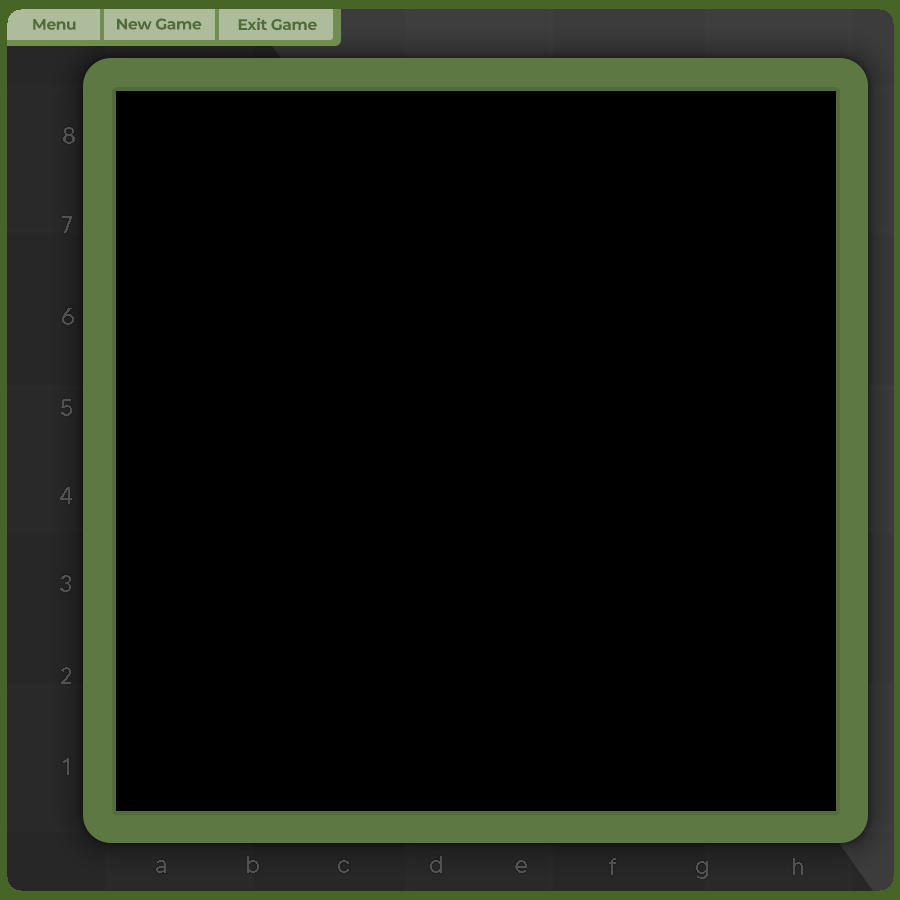
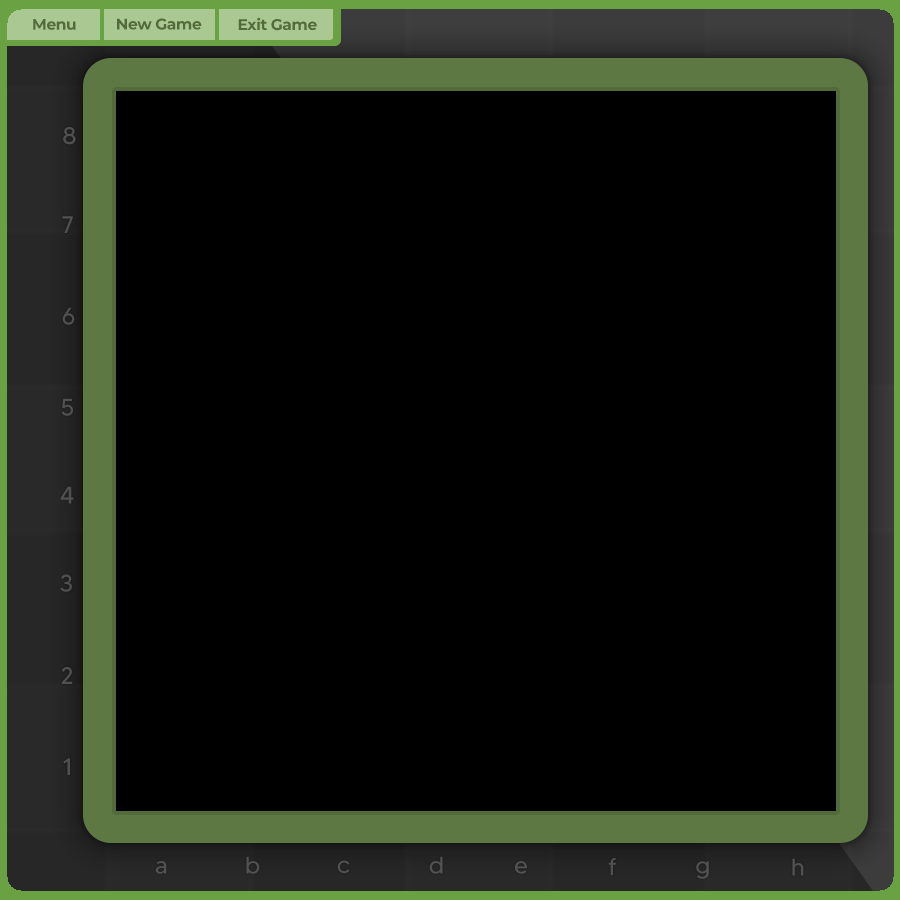
Layers edited between the first and the second 900 × 900 image:
painted on "Layer 4" over [0, 0, 900, 900]
painted on "Rectangle 6" (1st of 2, in "Group 2") over [215, 0, 219, 46]
painted on "Rectangle 6" (2nd of 2, in "Group 2") over [100, 0, 104, 46]
painted on "Rectangle 4" over [0, 0, 341, 46]
painted on "7" over [62, 216, 73, 233]
painted on "h" over [792, 858, 804, 876]
painted on "g" over [696, 861, 709, 879]
painted on "f" over [608, 858, 616, 875]
painted on "e" over [515, 860, 527, 874]
painted on "d" over [429, 856, 443, 874]
painted on "c" over [337, 860, 350, 874]
painted on "b" over [246, 856, 260, 874]
painted on "a" over [155, 860, 167, 874]
painted on "1" (2nd of 2, in "Group 1") over [63, 758, 70, 775]
painted on "2" (2nd of 2, in "Group 1") over [61, 667, 73, 684]
painted on "3" over [60, 574, 72, 592]
painted on "4" over [60, 486, 74, 504]
painted on "5" over [61, 398, 73, 416]
painted on "6" over [62, 307, 75, 325]
painted on "8" over [63, 127, 76, 145]
